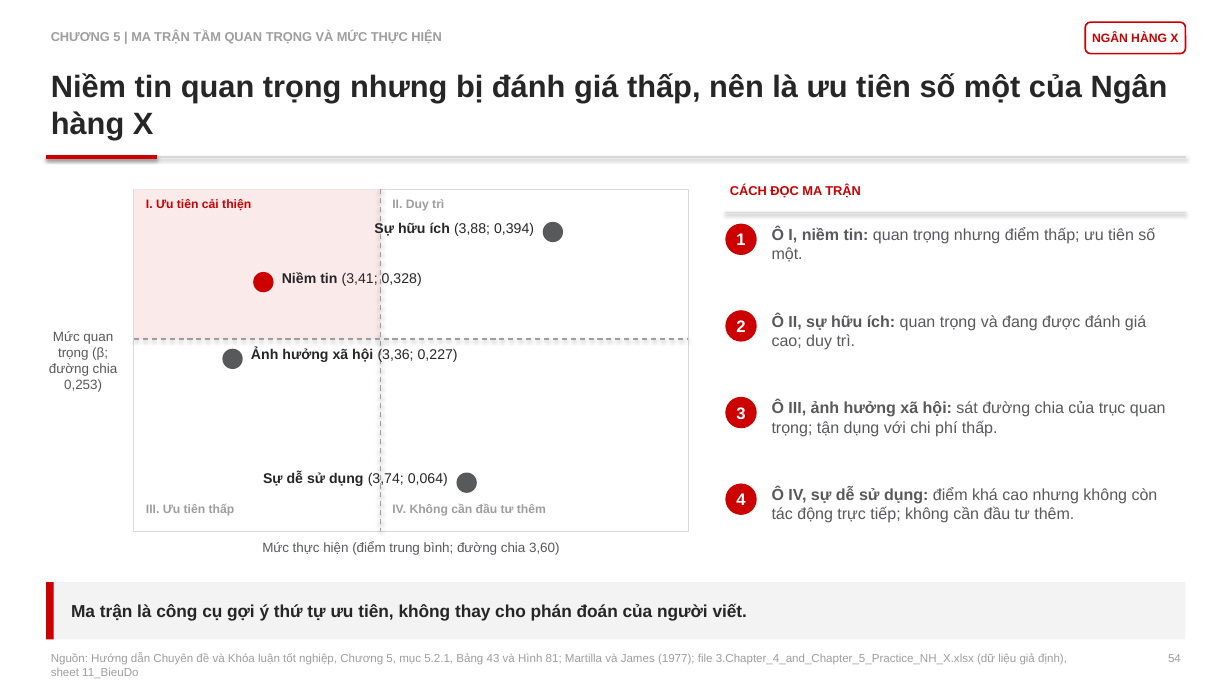
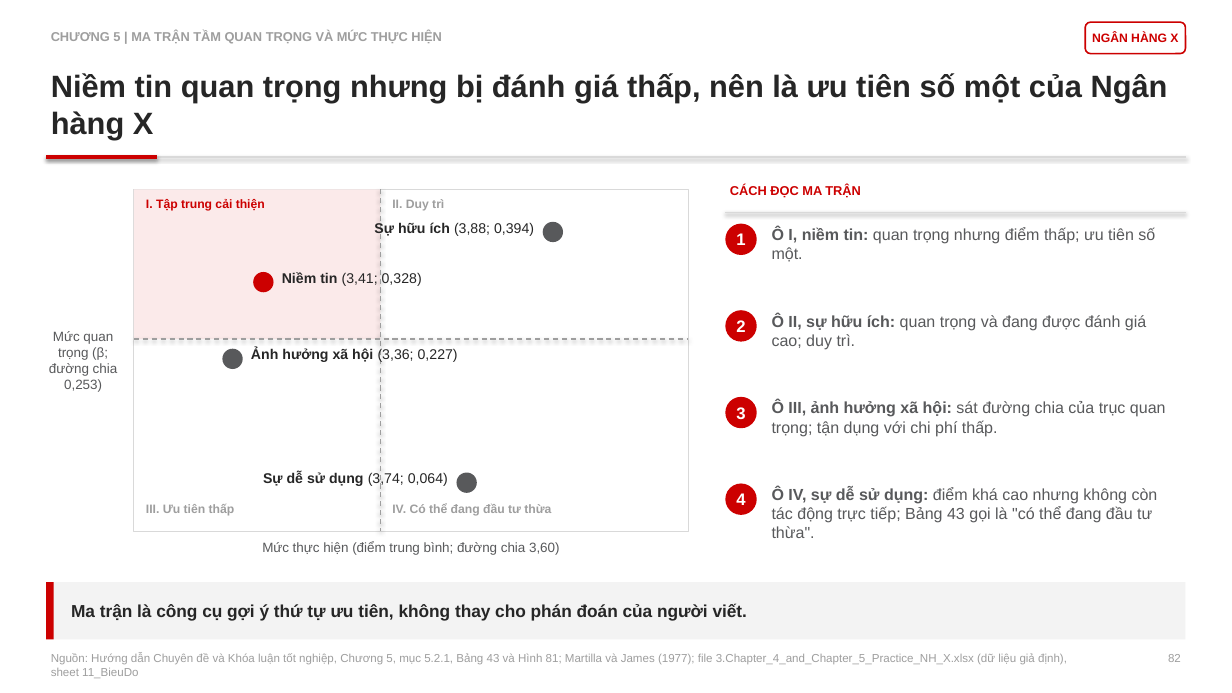
Before and after one commit to johnneinadlerr0353-bot/sachhuongdan, a slide deck: slide 82 of Core_Slide_2_HD2_Bain.pptx (slide 54 before the commit). Drawn at 1232x693 pixels with LibreOffice and Linux fonts; fonts in the diff are those of the drawing. Boxes give left, top, right and bottom in pixels: in the first picture for what was removed or moved away, otherwise in the second. Text is boxed around its words. In the diff, an @@ line names an element or a change of style, - is before the commit and + after.

```diff
--- a/Core_Slide_2_HD2_Bain.pptx
+++ b/Core_Slide_2_HD2_Bain.pptx
@@ text at bbox=[146, 199, 265, 211]: text changed @@
-I. Ưu tiên cải thiện
+I. Tập trung cải thiện
@@ text at bbox=[392, 504, 551, 516]: text changed @@
-IV. Không cần đầu tư thêm
+IV. Có thể đang đầu tư thừa
@@ text at bbox=[772, 487, 1158, 538]: text changed @@
-Ô IV, sự dễ sử dụng: điểm khá cao nhưng không còn tác động trực tiếp; không cần đầu tư thêm.
+Ô IV, sự dễ sử dụng: điểm khá cao nhưng không còn tác động trực tiếp; Bảng 43 gọi là "có thể đang đầu tư thừa".
@@ text at bbox=[1168, 654, 1181, 662]: text changed @@
-54
+82
```
Also in this commit, not shown: 62 other slides changed, 38 slides added, 1 other file.
